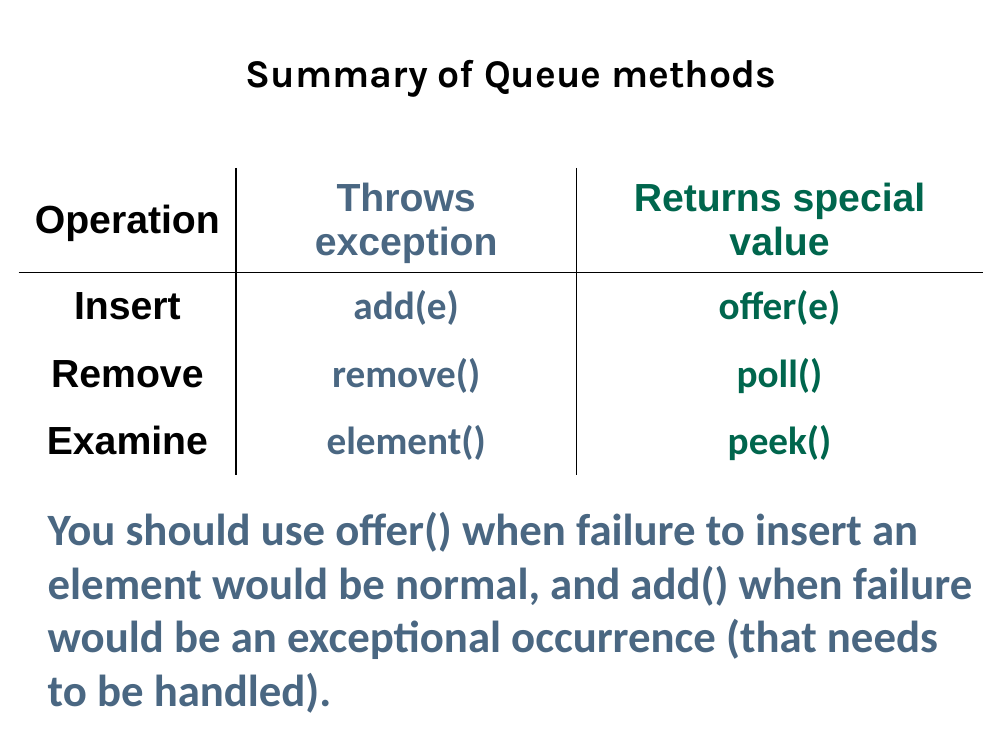
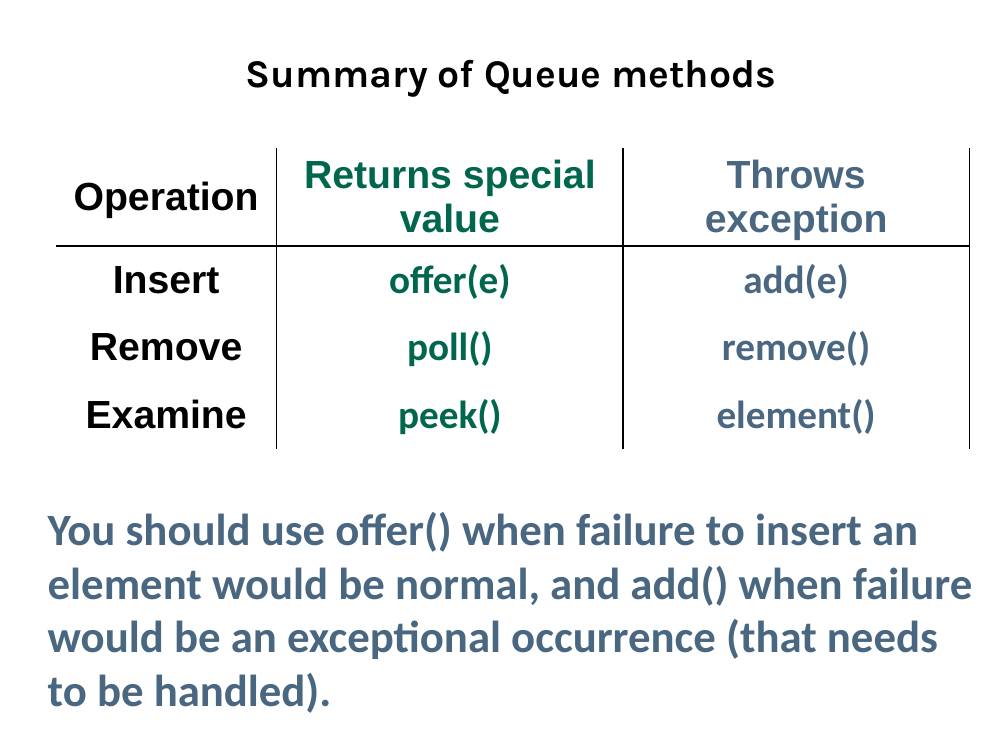
Before and after one commit to Cy-FairCS/cs3, a slide deck: slide 24 of u06c_queues/notes/_queues.pptx (slide 23 before the commit). Drawn at 1008x756 pixels with LibreOffice and Linux fonts; fonts in the diff are those of the drawing. Boxes give left, top, right and bottom in pixels: in the first picture for what was removed or moved away, otherwise in the second. Text is boxed around its words. In the diff, an @@ line names an element or a change of style, - is before the commit and + after.

```diff
--- a/u06c_queues/notes/_queues.pptx
+++ b/u06c_queues/notes/_queues.pptx
@@ table at <box>55,148,970,456</box> @@
-row 1, column 2: Throws exception
+row 1, column 2: Returns special value
-row 1, column 3: Returns special value
+row 1, column 3: Throws exception
-row 2, column 2: add(e)
+row 2, column 2: offer(e)
-row 2, column 3: offer(e)
+row 2, column 3: add(e)
-row 3, column 2: remove()
+row 3, column 2: poll()
-row 3, column 3: poll()
+row 3, column 3: remove()
-row 4, column 2: element()
+row 4, column 2: peek()
-row 4, column 3: peek()
+row 4, column 3: element()
@@ borders changed @@
@@ table: place and size @@
-table at <box>19,168,984,464</box>
+table at <box>55,148,970,456</box>
```
Also in this commit, not shown: 7 other slides changed, 4 slides added.
